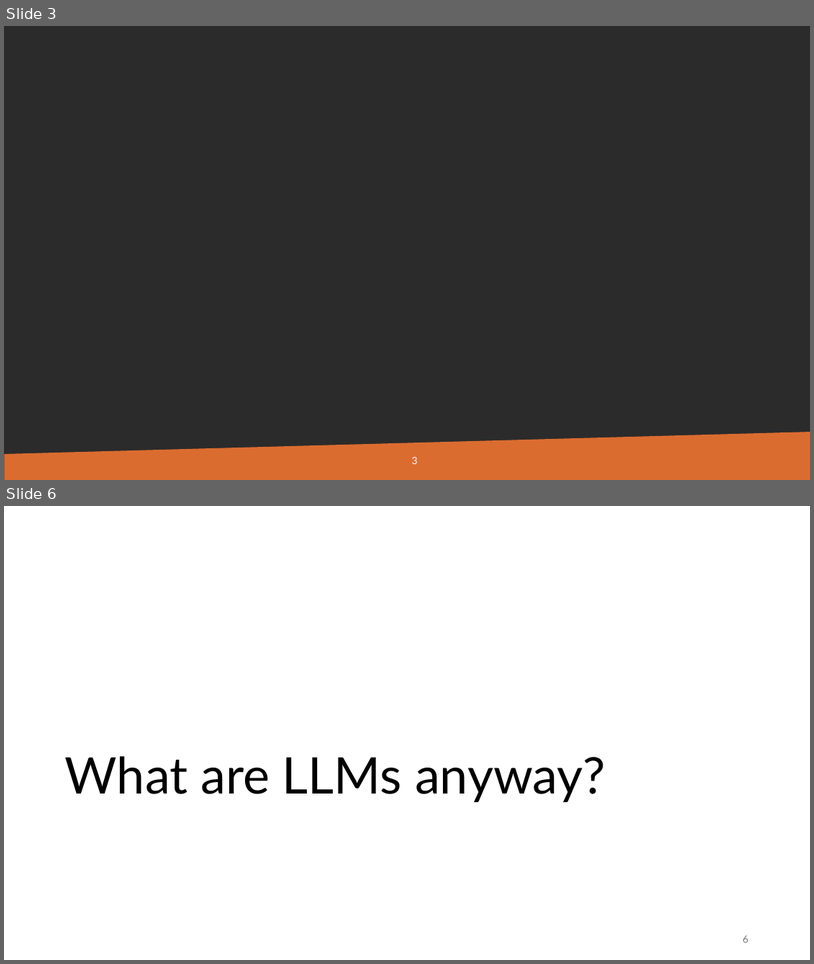
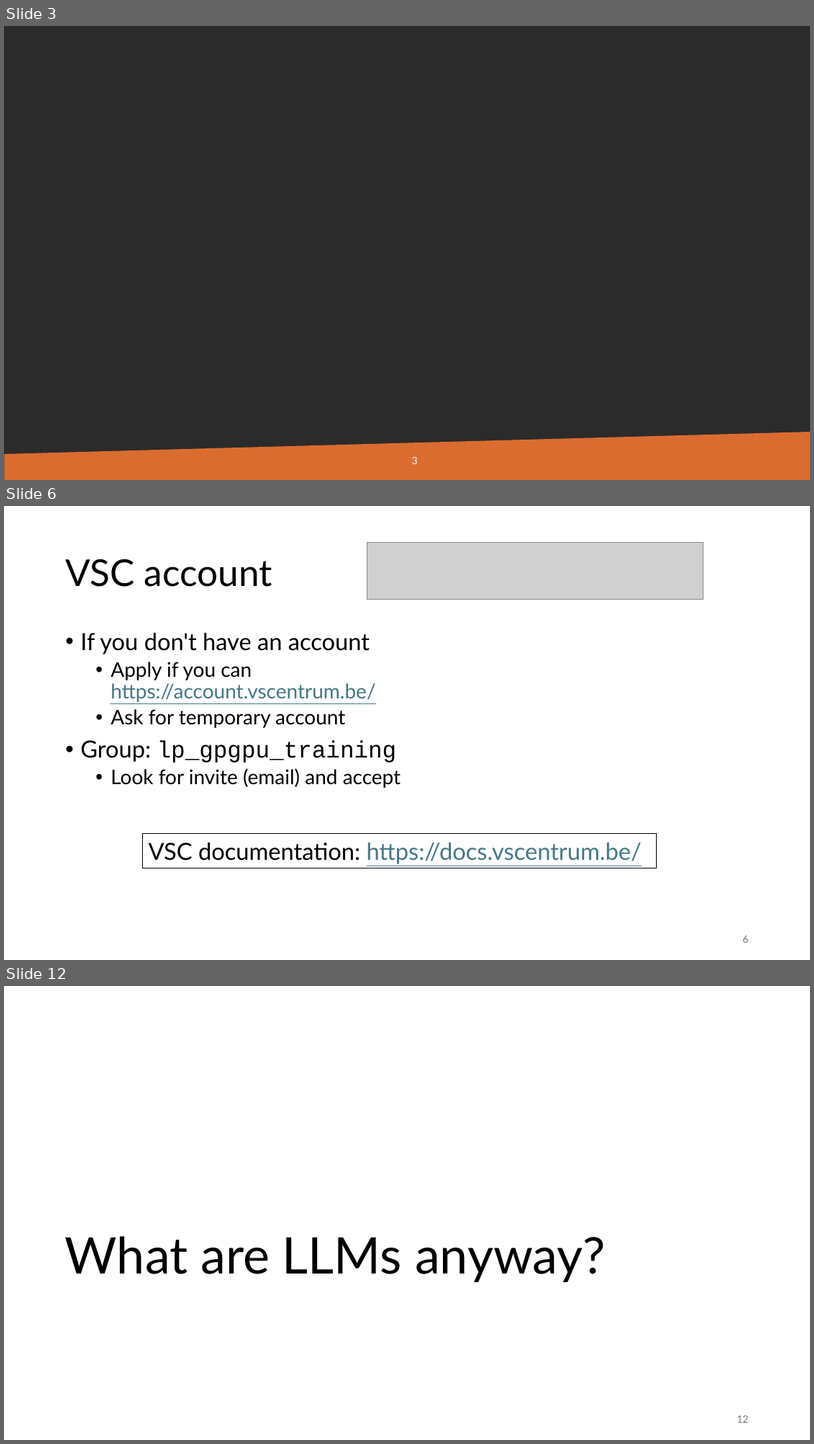
Before and after one commit to gjbex/Deploying-LLMs-locally, a slide deck: local_LLMs.pptx. Shown one above the other, each under a label of ours: slides 3 and 6 before the commit, slides 3, 6 and 12 after it; the slides between them are not shown. The pictures are 814x964 and 814x1444 pixels, drawn with LibreOffice and Linux fonts; fonts in the diff are those of the drawing; grey boxes stand for pictures; background and template pictures are left out; a plain dark background stands for a picture behind light text. Boxes give left, top, right and bottom in pixels: in the first picture for what was removed or moved away, otherwise in the second. Text is boxed around its words. In the diff, an @@ line names an element or a change of style, - is before the commit and + after.

```diff
--- a/local_LLMs.pptx
+++ b/local_LLMs.pptx
@@ slide 6 added at (x1=4, y1=506, x2=810, y2=960), background #FFFFFF @@
@@ picture added at (x1=367, y1=542, x2=703, y2=599) @@
@@ title added at (x1=65, y1=559, x2=273, y2=587), 44 pt, text #000000 @@
+VSC account
@@ text added at (x1=80, y1=633, x2=401, y2=788), 24 pt, text #000000 @@
+• If you don't have an account
+  • Apply if you can
+    https://account.vscentrum.be/
+  • Ask for temporary account
+• Group: lp_gpgpu_training
+  • Look for invite (email) and accept
@@ rectangle added at (x1=142, y1=834, x2=657, y2=867), outline #000000 0.75 pt, 28 pt, text #467886, underline @@
+VSC documentation: https://docs.vscentrum.be/
@@ page number added at (x1=743, y1=935, x2=748, y2=942), 12 pt, text #797979 @@
+6
@@ what was slide 6 is now slide 12 @@
@@ page number at (x1=737, y1=1415, x2=748, y2=1422): text changed @@
-6
+12
```
Also in this commit, not shown: 3 slides changed, 6 other slides added, 1 slide removed.
